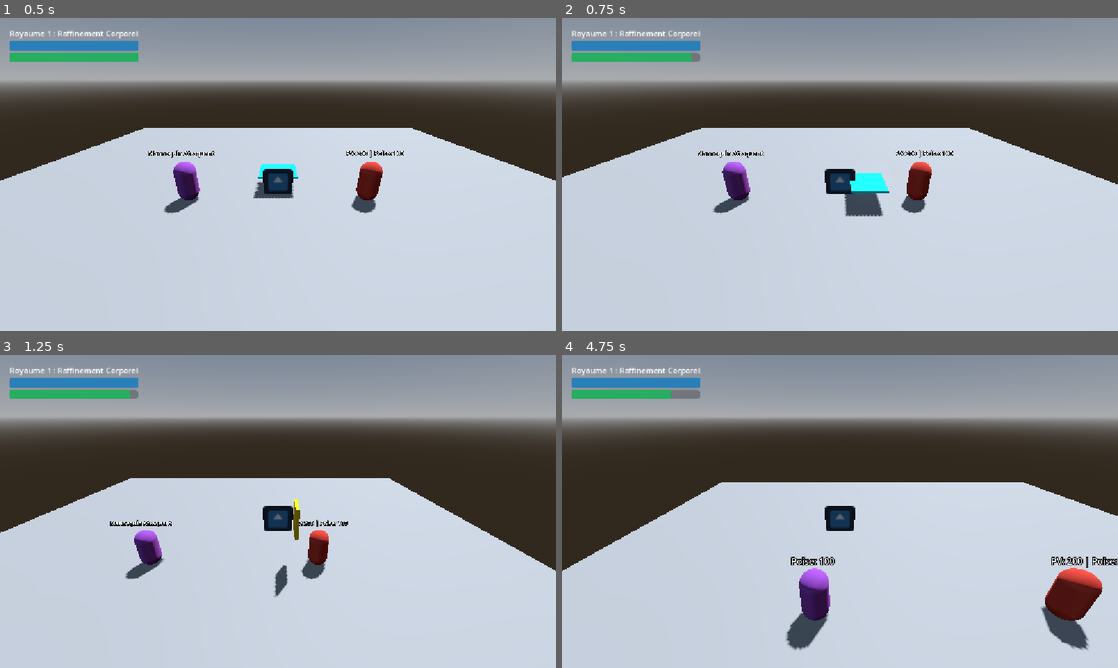
Above: before the commit, frames 1-4 (two rows, left to right).
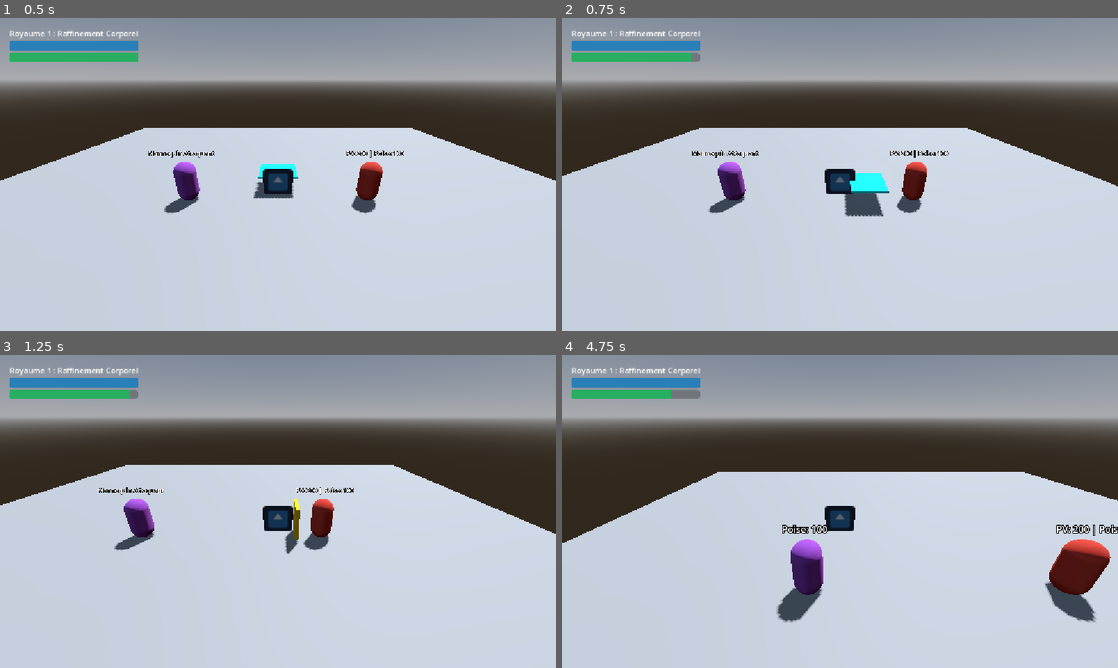
Above: after the commit, the same moments.

Repository: Frosoore/xianxia
Game: Godot game, scene res://scenes/monde.tscn
The game is run twice, just before and just after one commit, with the same random seed, the same clock (stepped at 60 frames per second) and the same inputs. The engine's default icon, where the game draws it, is replaced by a stand-in: a white triangle on a blue panel in a dark square.
Inputs (mouse positions are in pixels of both pictures, inside the frame that each line leads up to):
- Up to frame 1 (0.5 s): no input
- Up to frame 2 (0.75 s): tap Enter at 0.5 s; move the mouse to (962, 158) at 0.52 s; hold D (droite) from 0.53 s (still down); hold Right mouse button (bloquer) from 0.53 s (still down); click (962, 158) at 0.6 s
- Up to frame 3 (1.25 s): keep holding D (droite); keep holding Right mouse button (bloquer); tap Space (sauter) at 0.77 s
- Up to frame 4 (4.75 s): move the mouse to (728, 527) at 1.27 s; release D (droite) at 1.28 s; release Right mouse button (bloquer) at 1.28 s; hold A (gauche) 1.28-2.03 s; right-click (728, 527) at 1.35 s; tap Space (sauter) at 1.52, 3.02, 3.77, 4.52 s; click (728, 527) at 1.55 s; move the mouse to (895, 442) at 2.02 s; hold D (droite) 2.03-2.78 s; hold Right mouse button (bloquer) 2.03-2.78 s; click (895, 442) at 2.1 s; move the mouse to (812, 574) at 2.77 s; hold W (avancer) 2.78-3.53 s; right-click (812, 574) at 2.85 s; click (812, 574) at 3.05 s; move the mouse to (1006, 558) at 3.52 s; hold Right mouse button (bloquer) 3.53-4.28 s; hold A (gauche) from 3.53 s (still down); tap S (reculer) at 3.6 s; move the mouse to (673, 464) at 4.27 s; click (673, 464) at 4.35 s

Frame 1 is identical in both runs. In frame 2, 1.2% of the frame differs, in the area x 0-100%, y 35-64%; in frame 3, 8.8%; in frame 4, 9.6%, in the area x 0-100%, y 37-95%.

Commit message:
Attack Comitment

Diff:
--- a/scripts/joueur.gd
+++ b/scripts/joueur.gd
@@ -24,13 +24,17 @@
 @export var degats_base : float = 20.0
 @export var degats_poise_base : float = 25.0
 @export var cout_endurance_attaque : float = 8.0
-@export var duree_attaque : float = 0.22
+@export var duree_attaque : float = 0.26          # Engagement (commitment) d'un coup normal
 @export var fenetre_combo : float = 0.8
 
 @export var fenetre_parry_permissive : float = 0.32 # Fenêtre généreuse façon Sekiro
 @export var fenetre_counter_swbf2 : float = 0.45    # Fenêtre après un blocage pour déclencher le counter
-@export var duree_counter_rapide : float = 0.11     # Attaque giga rapide
-@export var degats_poise_parry : float = 45.0       # Dégâts de posture infligés à l'attaquant sur un Parry
+@export var duree_counter_rapide : float = 0.11     # Engagement très court sur un Counter SWBF2
+@export var degats_poise_parry : float = 45.0
+
+@export var impulsion_attaque : float = 5.5       # Élan vers l'avant lors d'un coup
+@export var impulsion_finisher : float = 8.5      # Élan plus prononcé sur le 3ème coup
+@export var impulsion_counter : float = 2.5       # Faible déplacement sur un Counter
 
 # --- STATISTIQUES DE CULTIVATION ---
 @export_group("Cultivation & Combat")
@@ -63,6 +67,7 @@
 var index_combo : int = 0
 var temps_derniere_attaque : float = -10.0
 var cibles_touchees_coup_actuel : Array = []
+var direction_attaque_verrouillee : Vector3 = Vector3.ZERO
 
 # États de Garde / Parry / Counter SWBF2
 var est_en_garde : bool = false
@@ -117,7 +122,7 @@
 		move_and_slide()
 		return
 
-	# 3. Gestion de la Garde (Maintien du bouton bloquer)
+	# 3. Gestion de la Garde
 	gerer_garde(temps_actuel)
 
 	# 4. Double-Tap Dash (Dash Cancel autorisé à tout moment)
@@ -126,33 +131,32 @@
 
 	# 5. Attaque ou Counter SWBF2
 	if Input.is_action_just_pressed("attaquer") and not est_en_dash:
-		# Si on maintient la garde ET qu'on vient de bloquer/parer un coup : COUNTER SWBF2 !
 		if est_en_garde and (temps_actuel - temps_dernier_coup_bloque <= fenetre_counter_swbf2):
 			declencher_counter_swbf2()
 		elif not est_en_attaque:
-			# Si on attaque normalement, la garde s'abaisse
 			est_en_garde = false
 			visuel_garde.visible = false
 			tenter_attaque()
 
-	# 6. Mouvement
+	# 6. Mouvement (Priorité : Dash > Engagement d'attaque > Déplacement libre)
 	if est_en_dash:
 		velocity.x = direction_dash.x * vitesse_dash
 		velocity.z = direction_dash.z * vitesse_dash
+	elif est_en_attaque:
+		velocity.x = move_toward(velocity.x, 0.0, 22.0 * delta)
+		velocity.z = move_toward(velocity.z, 0.0, 22.0 * delta)
 	else:
 		gerer_deplacement_normal()
 
 	move_and_slide()
 
 func gerer_garde(temps_actuel: float) -> void:
-	# On peut garder en permanence sauf pendant un dash ou une attaque normale (mais on garde pendant un Counter !)
 	var veut_bloquer : bool = Input.is_action_pressed("bloquer") and not est_en_dash and (not est_en_attaque or est_en_counter)
 
 	if veut_bloquer and not est_en_garde:
 		est_en_garde = true
 		temps_debut_garde = temps_actuel
 		visuel_garde.visible = true
-		# Teinte blanche brillante pendant la fenêtre de Parry parfait
 		flash_fenetre_parry()
 	elif not veut_bloquer and est_en_garde:
 		est_en_garde = false
@@ -161,10 +165,10 @@
 func flash_fenetre_parry() -> void:
 	var mat := visuel_garde.material_override as StandardMaterial3D
 	if mat:
-		mat.albedo_color = Color(1.0, 1.0, 1.0, 0.8) # Éclat blanc pour visualiser la fenêtre Parry
+		mat.albedo_color = Color(1.0, 1.0, 1.0, 0.8)
 		await get_tree().create_timer(fenetre_parry_permissive).timeout
 		if est_en_garde and mat:
-			mat.albedo_color = Color(0.95, 0.77, 0.06, 0.45) # Retour au doré (blocage standard)
+			mat.albedo_color = Color(0.95, 0.77, 0.06, 0.45)
 
 func gerer_deplacement_normal() -> void:
 	if Input.is_action_just_pressed("sauter") and is_on_floor():
@@ -173,11 +177,7 @@
 	var input_dir := Input.get_vector("gauche", "droite", "avancer", "reculer")
 	var direction := (transform.basis * Vector3(input_dir.x, 0, input_dir.y)).normalized()
 
-	var vitesse_effective : float = vitesse
-	if est_en_garde and not est_en_counter:
-		vitesse_effective = vitesse * 0.55
-	elif est_en_attaque and not est_en_counter:
-		vitesse_effective = vitesse * 0.4
+	var vitesse_effective : float = vitesse * 0.55 if est_en_garde else vitesse
 
 	if direction:
 		velocity.x = direction.x * vitesse_effective
@@ -277,6 +277,12 @@
 	est_en_counter = false
 	cibles_touchees_coup_actuel.clear()
 
+	# Verrouille la direction du coup et applique l'impulsion vers l'avant
+	direction_attaque_verrouillee = -pivot_attaque.global_transform.basis.z.normalized()
+	var elan : float = impulsion_finisher if index_combo == 3 else impulsion_attaque
+	velocity.x = direction_attaque_verrouillee.x * elan
+	velocity.z = direction_attaque_verrouillee.z * elan
+
 	hitbox_attaque.scale = Vector3(1.3, 1.0, 1.3) if index_combo == 3 else Vector3.ONE
 	hitbox_attaque.monitoring = true
 	visuel_slash.visible = true
@@ -288,25 +294,25 @@
 		visuel_slash.visible = false
 		est_en_attaque = false
 
-# --- MÉCANIQUE DE COUNTER FAÇON STAR WARS BATTLEFRONT II ---
 func declencher_counter_swbf2() -> void:
-	# Consomme la fenêtre de counter pour éviter le spam infini sur un seul blocage
 	temps_dernier_coup_bloque = -10.0
 
 	est_en_attaque = true
 	est_en_counter = true
-	# IMPORTANT : est_en_garde reste TRUE et visuel_garde reste VISIBLE pendant tout le coup !
 	cibles_touchees_coup_actuel.clear()
 
-	# Visuel doré/blanc ultra rapide
+	direction_attaque_verrouillee = -pivot_attaque.global_transform.basis.z.normalized()
+	velocity.x = direction_attaque_verrouillee.x * impulsion_counter
+	velocity.z = direction_attaque_verrouillee.z * impulsion_counter
+
 	var mat_slash := visuel_slash.material_override as StandardMaterial3D
 	if mat_slash:
-		mat_slash.albedo_color = Color(1.0, 0.9, 0.2) # Éclair doré pour distinguer le Counter
+		mat_slash.albedo_color = Color(1.0, 0.9, 0.2)
 
 	hitbox_attaque.scale = Vector3.ONE
 	hitbox_attaque.monitoring = true
 	visuel_slash.visible = true
-	print(">>> COUNTER SWBF2 EXÉCUTÉ ! (Garde maintenue + Coup ultra-rapide quasi imblocable)")
+	print(">>> COUNTER SWBF2 EXÉCUTÉ !")
 
 	await get_tree().create_timer(duree_counter_rapide).timeout
 
@@ -316,11 +322,9 @@
 	est_en_counter = false
 
 	if mat_slash:
-		mat_slash.albedo_color = Color(0.0, 0.85, 1.0) # Retour au cyan normal
-
-# --- RÉCEPTION DES DÉGÂTS (PARRY SEKIRO, BLOCAGE & POISE) ---
+		mat_slash.albedo_color = Color(0.0, 0.85, 1.0)
+
 func recevoir_degats(degats_pv: float, degats_poise: float, attaquant: Node3D) -> void:
-	# 1. iFrames du Dash
 	if est_invulnerable:
 		print("ESQUIVE PARFAITE (iFrames du Dash) !")
 		return
@@ -329,27 +333,21 @@
 	var dir_recul : Vector3 = (global_position - attaquant.global_position).normalized()
 	dir_recul.y = 0.0
 
-	# 2. Gestion de la Garde (fonctionne aussi pendant un Counter SWBF2 !)
 	if est_en_garde:
-		temps_dernier_coup_bloque = temps_actuel # Ouvre la fenêtre de Counter SWBF2 !
-
-		# Vérification du Parry Parfait (Sekiro)
+		temps_dernier_coup_bloque = temps_actuel
 		if temps_actuel - temps_debut_garde <= fenetre_parry_permissive:
-			print("PARRY PARFAIT (Sekiro) ! 0 dégât | +%.0f dégâts Poise renvoyés ! [Appuyez sur Attaquer pour Counter !]" % degats_poise_parry)
-			# Renvoie des dégâts de Poise massifs à l'attaquant
+			print("PARRY PARFAIT (Sekiro) !")
 			if attaquant.has_method("subir_degats_poise_parry"):
 				attaquant.subir_degats_poise_parry(degats_poise_parry)
 			return
 		else:
-			# Blocage Standard (garde levée depuis plus longtemps)
 			var cout_block : float = degats_poise * 0.6
 			endurance_actuelle = max(0.0, endurance_actuelle - cout_block)
 			endurance_modifiee.emit(endurance_actuelle, endurance_max)
-			velocity += dir_recul * 4.0 # Le fameux mini-recul qui permet de caler le Counter SWBF2 !
-			print("COUP BLOQUÉ ! Mini-recul subi | Endurance: %.0f [Appuyez sur Attaquer maintenant pour Counter !]" % endurance_actuelle)
+			velocity += dir_recul * 4.0
+			print("COUP BLOQUÉ ! Endurance: %.0f" % endurance_actuelle)
 			return
 
-	# 3. Impact direct (sans garde)
 	var degats_subis : float = degats_pv * (1.0 - reduction_degats)
 	pv_actuels -= degats_subis
 	poise_actuelle = max(0.0, poise_actuelle - degats_poise)
@@ -375,13 +373,11 @@
 
 	cibles_touchees_coup_actuel.append(body)
 
-	# Le Counter SWBF2 n'est pas boosté en dégâts (fidèle à votre demande), juste ultra rapide et quasi imblocable
 	var multiplicateur : float = 1.5 if (index_combo == 3 and not est_en_counter) else 1.0
 	var degats_finaux : float = degats_base * multiplicateur * (1.0 + (royaume_actuel - 1) * 0.5)
 	var degats_poise_finaux : float = degats_poise_base * multiplicateur
 
 	if body.has_method("recevoir_degats"):
-		# On transmet "est_en_counter" pour signaler que le coup est quasi imblocable
 		if body.has_method("recevoir_degats_avances"):
 			body.recevoir_degats_avances(degats_finaux, degats_poise_finaux, global_position, est_en_counter)
 		else:
